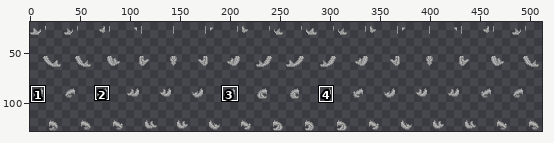
Two versions of one sprite sheet, Resources/Textures/Mobs/Customization/reptilian_parts.rsi/tail_aquatic_wagging.png. Above, an overview of the earlier version with the close-up marked.
Close-up. The starting point:
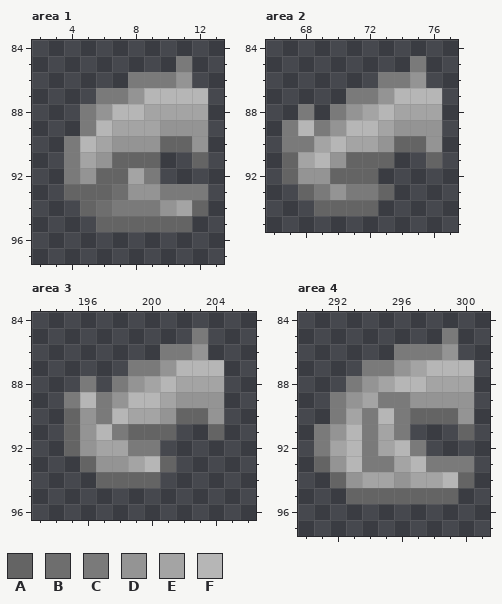
The file is 512x128 pixels. Colours within 5 levels of each other are drawn and written as one. Shown: area 1: x 2..13, y 84..97; area 2: x 66..77, y 84..95; area 3: x 193..206, y 84..96; area 4: x 290..301, y 84..97. The wide view leaves out empty margins. The commit also changed other parts of the picture, which this record leaves out.
Palette (. is transparent): A #646464  B #6e6e6e  C #7a7a7a  D #949494  E #a4a4a4  F #b6b6b6
Pixels before, area 1, first column x 4:
85 .......C.
86 ....CCCD.
87 ..CCDFFFF
88 .CDFFEEEE
89 .CFEEEDDD
90 CFEDDDAAD
91 CEDAAA..A
92 CDAAEC...
93 AAABDDCCC
94 .ABCCCDEA
95 ..AAAAAA.
Pixels before, area 2, first column x 67:
85 ........C.
86 ......CCD.
87 ....CCDFFF
88 .C.CDEFEEE
89 CFCDFFEDDD
90 CCEFEEDAAD
91 AEFDAAA..A
92 ADDAAA....
93 .ACDCCA...
94 ..AAAA....
Pixels before, area 3, first column x 195:
85 ........C.
86 ......CCD.
87 ....CCDFFF
88 .C.CDEFEEE
89 CFCDFFEDDD
90 ADCFEEDAAD
91 ADFCAAA..A
92 ADEECC....
93 .ADDEFA...
94 ..AAAA....
Pixels before, area 4, first column x 291:
85 ........C.
86 .....CCCD.
87 ...CCDEFFF
88 ..CDEFFEEE
89 .CDECCDDDD
90 .CECFCAAAD
91 CDFCEC...A
92 CEFCEFC...
93 ADFCCEFCCC
94 .ADEEDEEFA
95 ..AAAAAAA.
And afterwards:
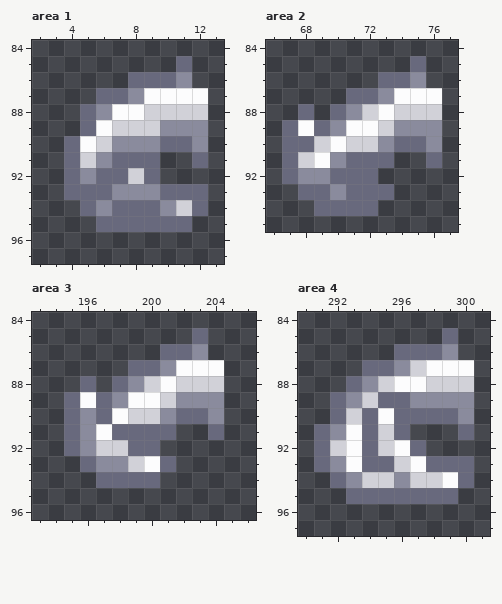
Changes in this commit:
Colour C changes from #7a7a7a to #68697d.
Colour D changes from #949494 to #8a8b9d.
Colour E changes from #a4a4a4 to #d1d1d8.
Colour F changes from #b6b6b6 to #fcfcfd.
Area 1:
Colour A gives way to colour C in row 90 at x 10 to 11; in row 91 at x 7 to 9 and 12; in row 92 at x 6 to 7; in row 93 at x 4 to 6; in row 94 at x 5 and 12; in row 95 at x 6 to 11.
Colour B gives way to colour D in row 93 at x 7; in row 94 at x 6.
Area 2:
Colour A gives way to colour C in row 90 at x 74 to 75; in row 91 at x 67, 71 to 73 and 76; in row 92 at x 67 and 70 to 72; in row 93 at x 68 and 73; in row 94 at x 69 to 72.
Area 3:
Colour A gives way to colour C in row 90 at x 195 and 202 to 203; in row 91 at x 195, 199 to 201 and 204; in row 92 at x 195; in row 93 at x 196 and 201; in row 94 at x 197 to 200.
Area 4:
Colour A gives way to colour C in row 90 at x 297 to 299; in row 91 at x 300; in row 93 at x 291; in row 94 at x 292 and 300; in row 95 at x 293 to 299.
